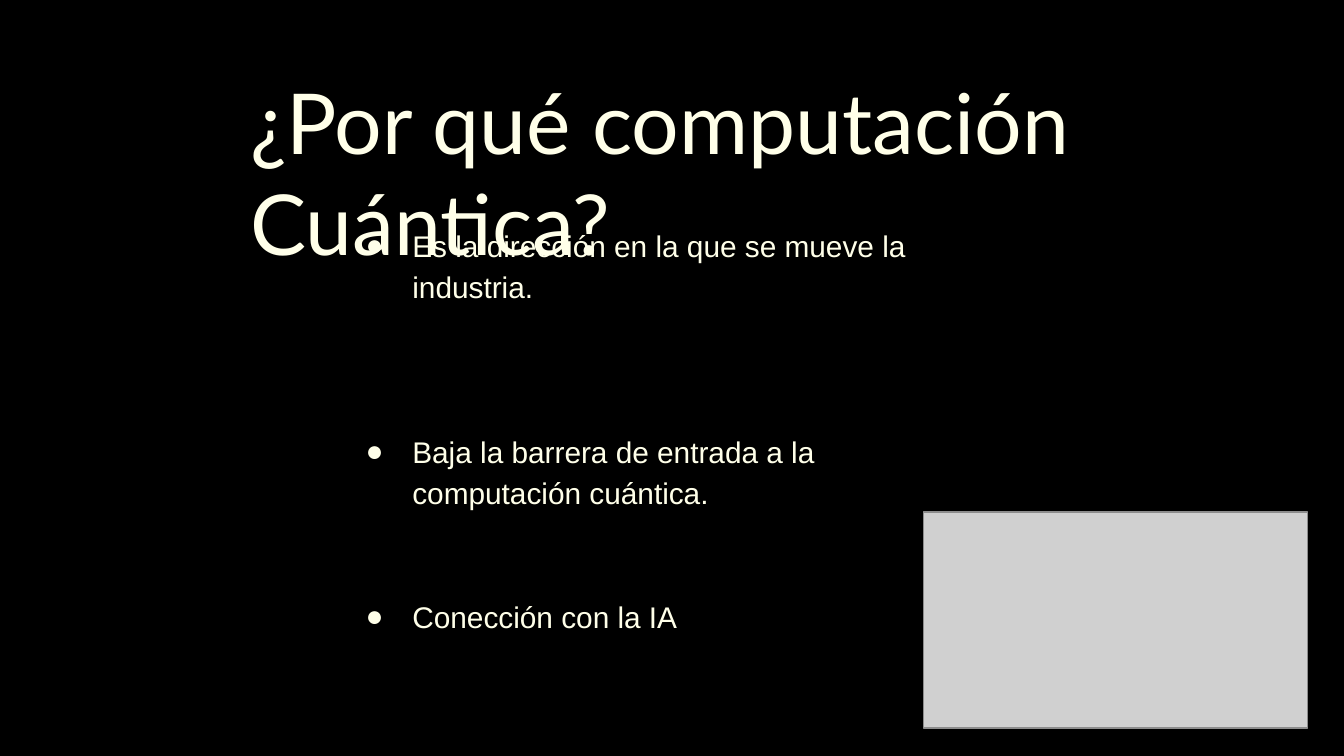
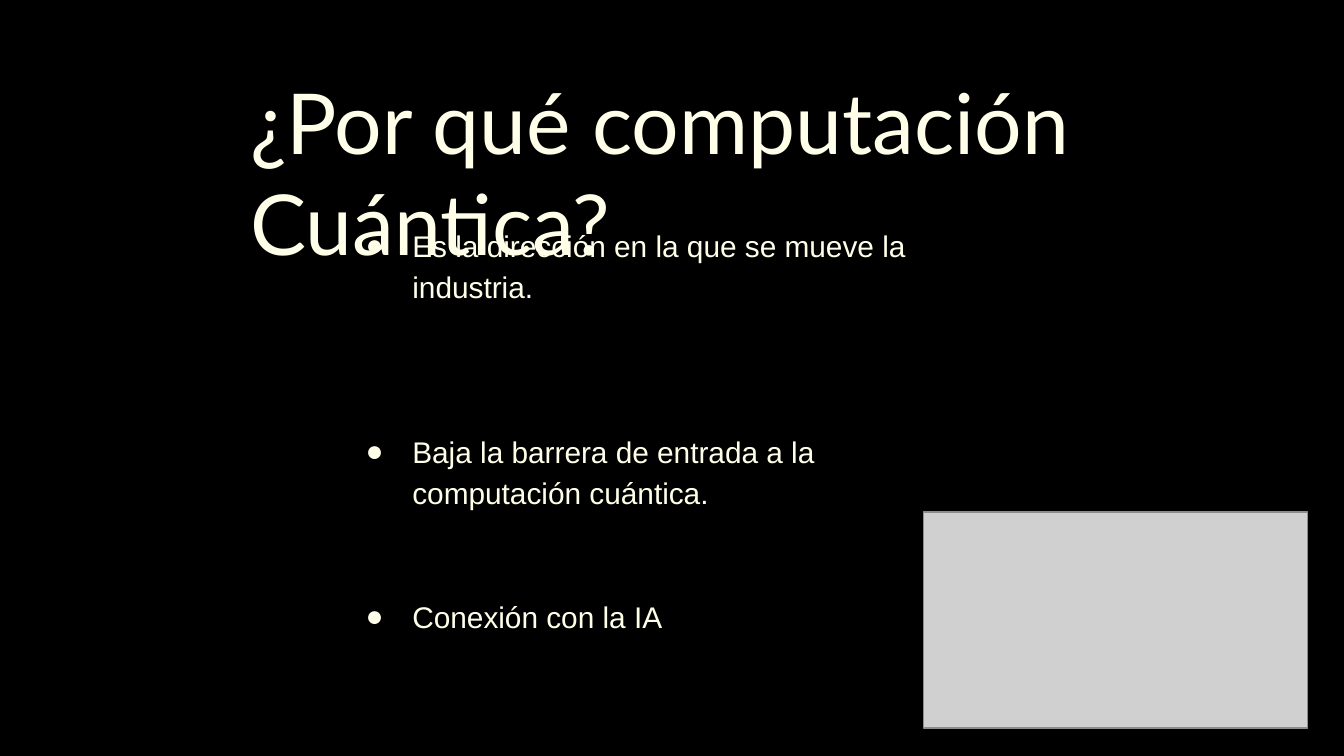
Before and after one commit to Gamzeescript/qml_anemia_project, a slide deck: slide 2 of Presentación/DevFest 2026 - De Qubits a Moléculas_ QML y simulación cuántica aplicadas a la anemia.pptx. Drawn at 1344x756 pixels with LibreOffice and Linux fonts; fonts in the diff are those of the drawing; grey boxes stand for pictures; background and template pictures are left out. Boxes give left, top, right and bottom in pixels: in the first picture for what was removed or moved away, otherwise in the second. Text is boxed around its words. In the diff, an @@ line names an element or a change of style, - is before the commit and + after.

Commit message:
UPDATE
fix error ortografico

```diff
--- a/Presentación/DevFest 2026 - De Qubits a Moléculas_ QML y simulación cuántica aplicadas a la anemia.pptx
+++ b/Presentación/DevFest 2026 - De Qubits a Moléculas_ QML y simulación cuántica aplicadas a la anemia.pptx
@@ text at <box>412,606,662,629</box>: text changed @@
-● Conección con la IA
+● Conexión con la IA
```
